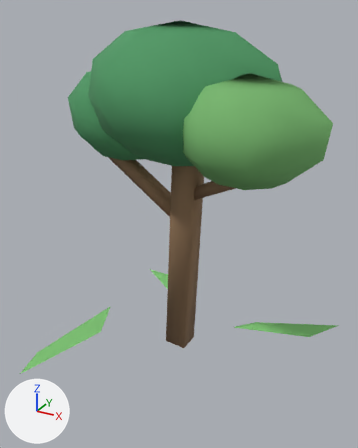
The glTF model assets/models/world/foliage.gltf: old version first, new version second.
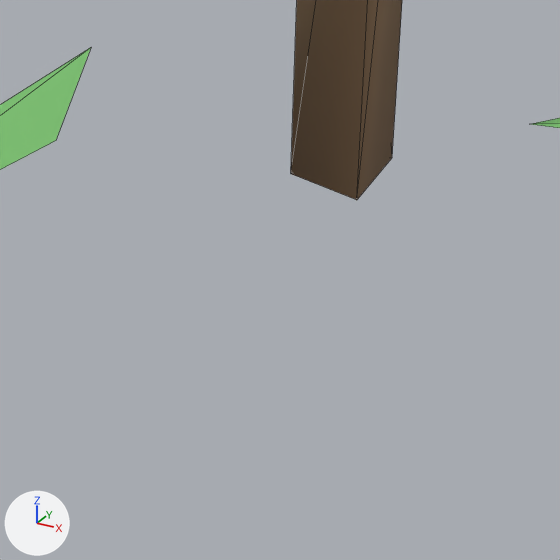
The first picture shows the older version from a 50 mm lens placed at (1.33, -2.44, 2.07), pointed at (0.0, -0.01, 0.85). The close-ups show the older and then the newer version on the part from 24% to 67% of the width and 65% to 100% of the height of that picture. Only the edits that show in the close-ups are written down. The lights are fixed; the arrows at lower left show +X, +Y and +Z. The close-ups show mesh edges as thin lines. Where no turn or scale is listed for an object, it has been applied to the vertices.

Objects in the first close-up: 'grass fan north', 'tapered main trunk' and 1 more.
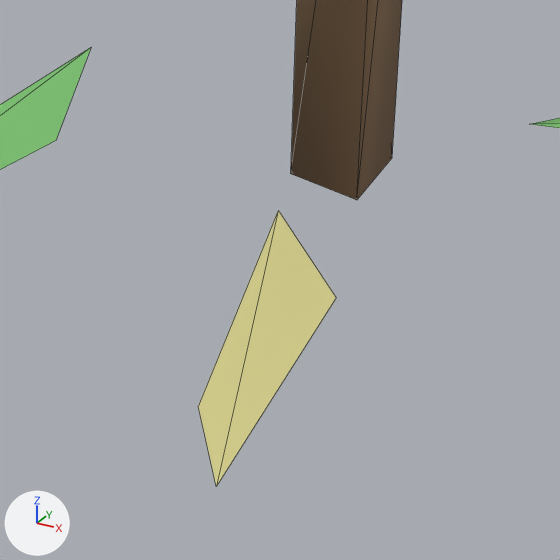
Pixel boxes (x1, y1, x2, y2) of what changed, in the close-ups (560 x 560 px):
'wildflower herb fan', added (beige): after (198, 210, 336, 486)

The change, as a list of edits to the scene's bpy script:
```text
Add mat_wildflower_herb_accent:
    mat_wildflower_herb_accent = principled_material('wildflower herb accent')
    mat_wildflower_herb_accent.base_color = (0.72, 0.67, 0.28)  # beige #ddd690
    mat_wildflower_herb_accent.roughness = 0.88
Add me_wildflower_herb_fan:
    me_wildflower_herb_fan.from_pydata([(0.042, -0.302, 0.12), (0.235, -0.446, 0.12), (0.275, -0.867, 0.12), (0.17, -0.75, 0.12)], [], [(0, 1, 2), (0, 2, 3)])
    me_wildflower_herb_fan.materials.append(mat_wildflower_herb_accent)  # beige #ddd690
Add ob_wildflower_herb_fan:
    ob_wildflower_herb_fan = bpy.data.objects.new('wildflower herb fan', me_wildflower_herb_fan)
    ob_wildflower_herb_fan.location = (0.0, 0.0, 0.0)
```
